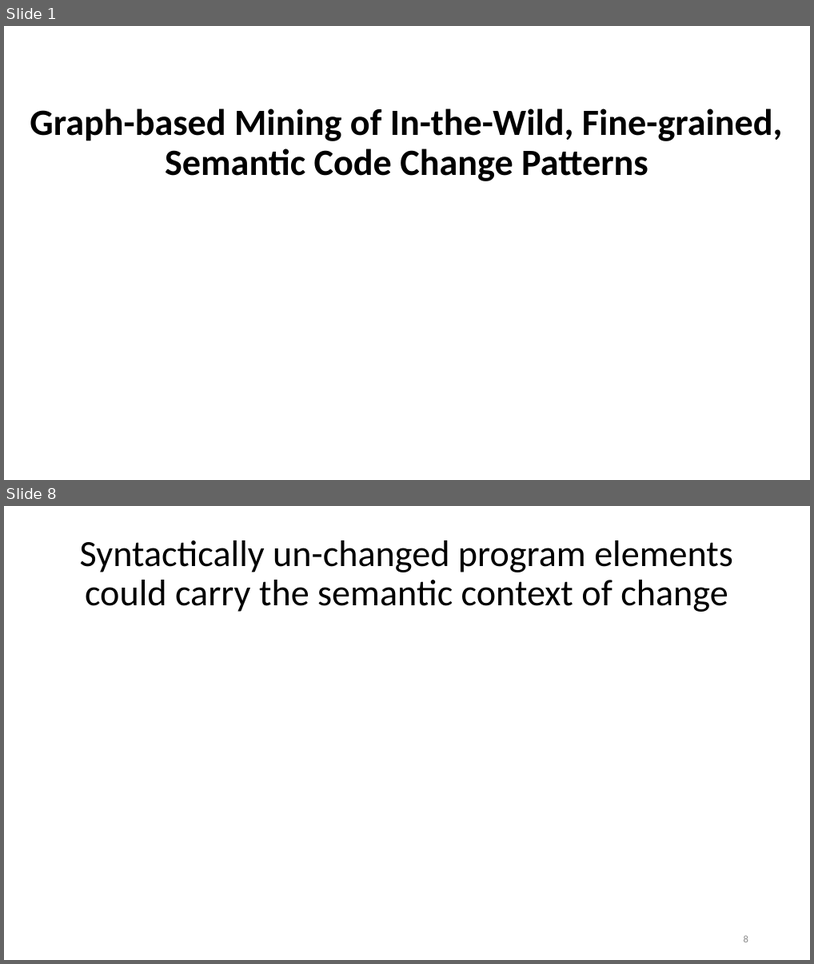
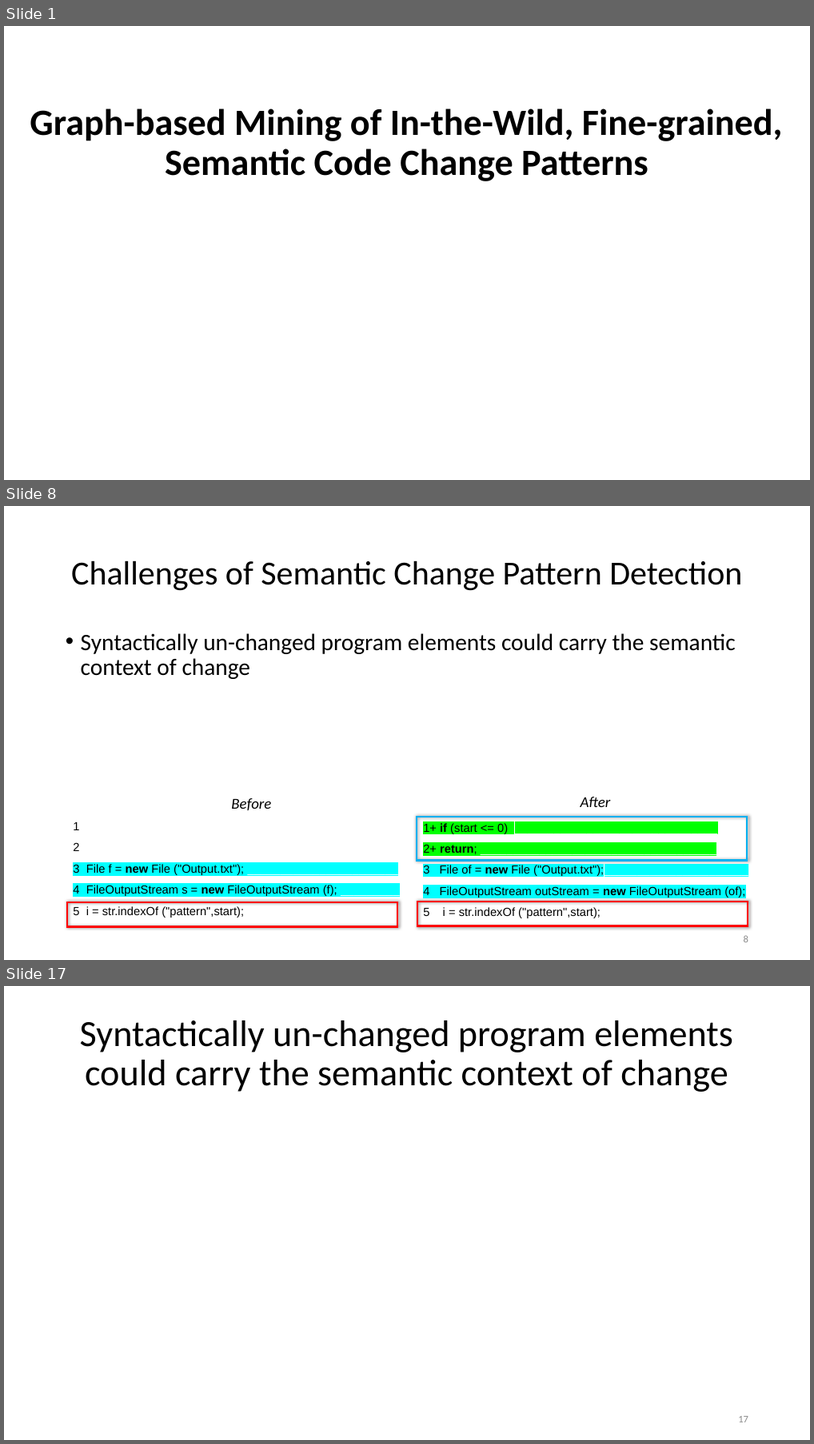
Before and after one commit to nguyenhoan/CPatMiner, a slide deck: CPatMiner_2.pptx. Shown one above the other, each under a label of ours: slides 1 and 8 before the commit, slides 1, 8 and 17 after it; the slides between them are not shown. The pictures are 814x964 and 814x1444 pixels, drawn with LibreOffice and Linux fonts; fonts in the diff are those of the drawing. Boxes give left, top, right and bottom in pixels: in the first picture for what was removed or moved away, otherwise in the second. Text is boxed around its words. In the diff, an @@ line names an element or a change of style, - is before the commit and + after.

```diff
--- a/CPatMiner_2.pptx
+++ b/CPatMiner_2.pptx
@@ slide 8 added at (4,506,810,960), background #FFFFFF @@
@@ title added at (71,561,742,591), 40 pt, text #000000 @@
+Challenges of Semantic Change Pattern Detection
@@ text added at (81,633,736,679), 28 pt, text #000000 @@
+• Syntactically un-changed program elements could carry the semantic context of change
@@ rectangle added at (417,817,747,860), outline #00B0F0 2.25 pt @@
@@ group added at (73,796,748,918): 4 texts @@
+1
+2
+3 File f = new File ("Output.txt"); _______________________
+4 FileOutputStream s = new FileOutputStream (f); _________
+5 i = str.indexOf ("pattern",start); ______________________
+Before
+1+ if (start <= 0) _______________________________
+2+ return; ____________________________________
+3 File of = new File ("Output.txt");______________________
+4 FileOutputStream outStream = new FileOutputStream (of);
+5 i = str.indexOf ("pattern",start);____
+After
@@ rectangle added at (67,902,398,927), outline #FF0000 2.25 pt @@
@@ rectangle added at (417,902,747,926), outline #FF0000 2.25 pt @@
@@ page number added at (744,935,749,942), 12 pt, text #8C8C8C @@
+8
@@ what was slide 8 is now slide 17 @@
@@ page number at (738,1416,749,1422): text changed @@
-8
+17
```
Also in this commit, not shown: 6 slides changed, 8 other slides added.
